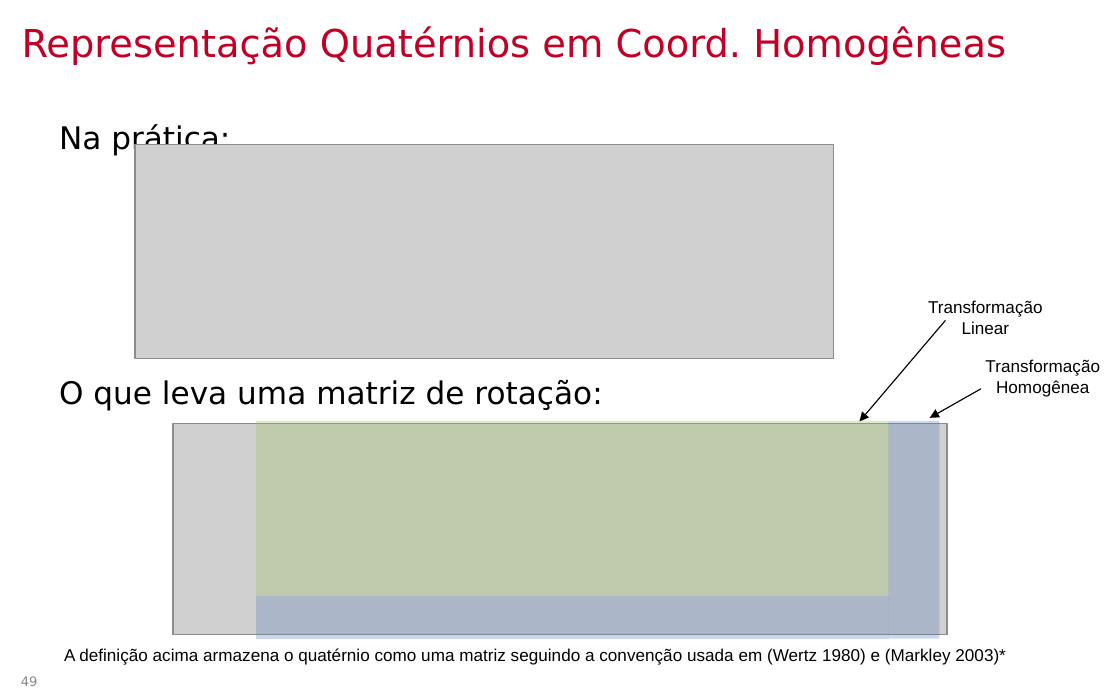
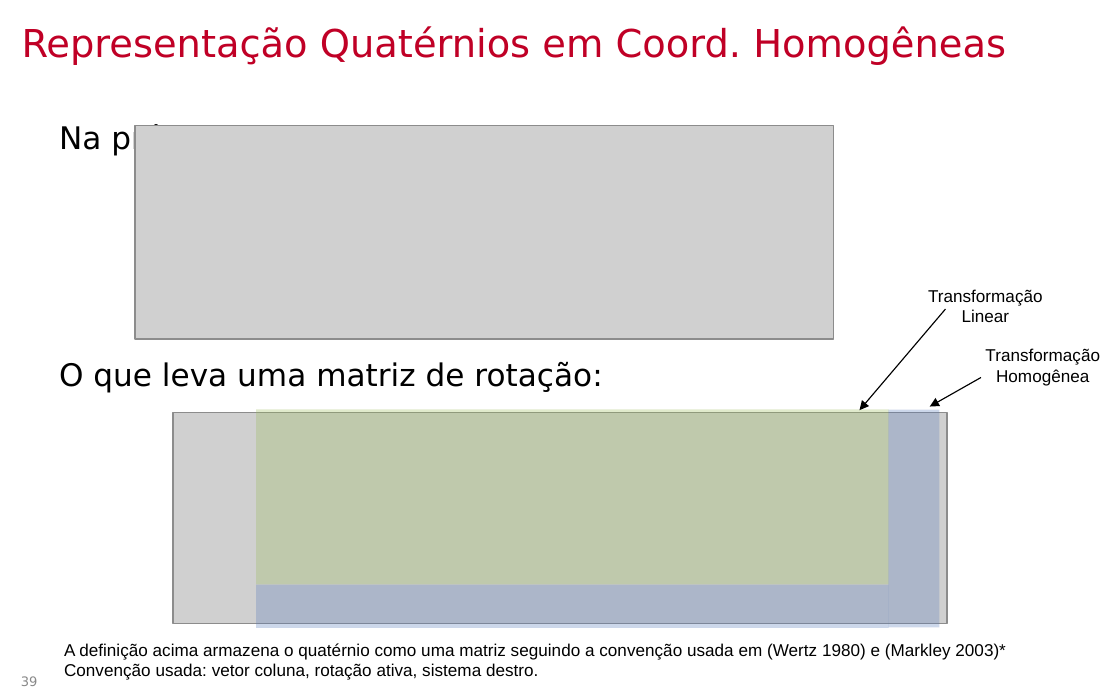
Before and after one commit to lpsoares/ComputacaoGrafica, a slide deck: slide 39 of docs/aulas/04-coordenadas_homogeneas_e_quaternios/aula4_coordenadas_homogeneas_e_quaternios.pptx (slide 49 before the commit). Drawn at 1120x700 pixels with LibreOffice and Linux fonts; fonts in the diff are those of the drawing; grey boxes stand for pictures; background and template pictures are left out. Boxes give left, top, right and bottom in pixels: in the first picture for what was removed or moved away, otherwise in the second. Text is boxed around its words. In the diff, an @@ line names an element or a change of style, - is before the commit and + after.

```diff
--- a/docs/aulas/04-coordenadas_homogeneas_e_quaternios/aula4_coordenadas_homogeneas_e_quaternios.pptx
+++ b/docs/aulas/04-coordenadas_homogeneas_e_quaternios/aula4_coordenadas_homogeneas_e_quaternios.pptx
@@ text "Na prática:" rewrapped from [59, 124, 602, 411] to [59, 124, 602, 392] @@
@@ picture: place and size @@
-picture at [134, 144, 832, 358]
+picture at [134, 125, 832, 339]
@@ 3 rectangles, 2 texts, 2 arrows, 1 picture: place and size @@
-3 rectangles, 2 texts, 2 arrows, 1 picture at [172, 300, 1100, 640]
+3 rectangles, 2 texts, 2 arrows, 1 picture at [172, 289, 1100, 628]
@@ page number at [21, 676, 38, 686]: text changed @@
-49
+39
@@ text at [64, 663, 538, 680]: paragraph added @@
+Convenção usada: vetor coluna, rotação ativa, sistema destro.
```
Also in this commit, not shown: 12 other slides changed, 10 slides removed, 2 other files.
